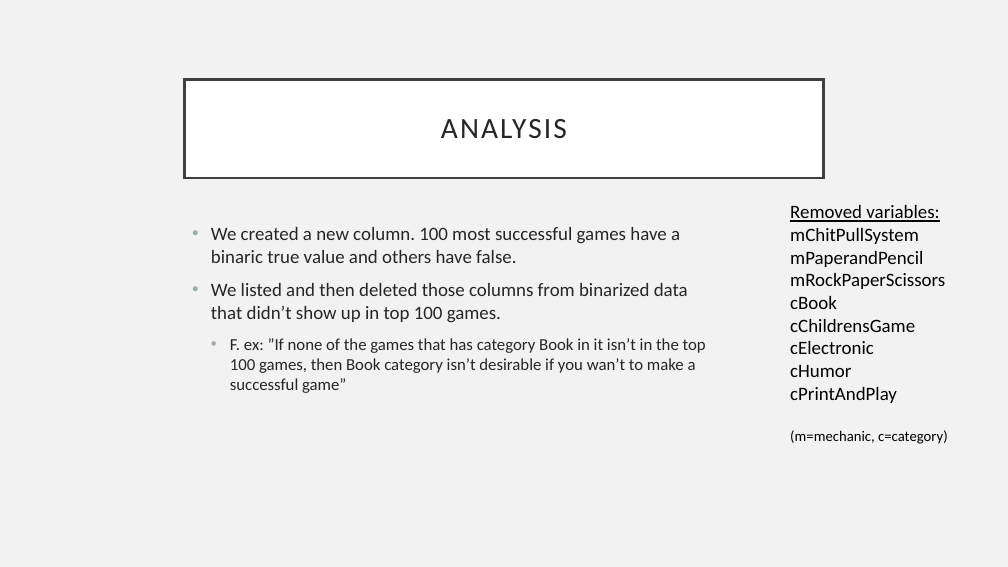
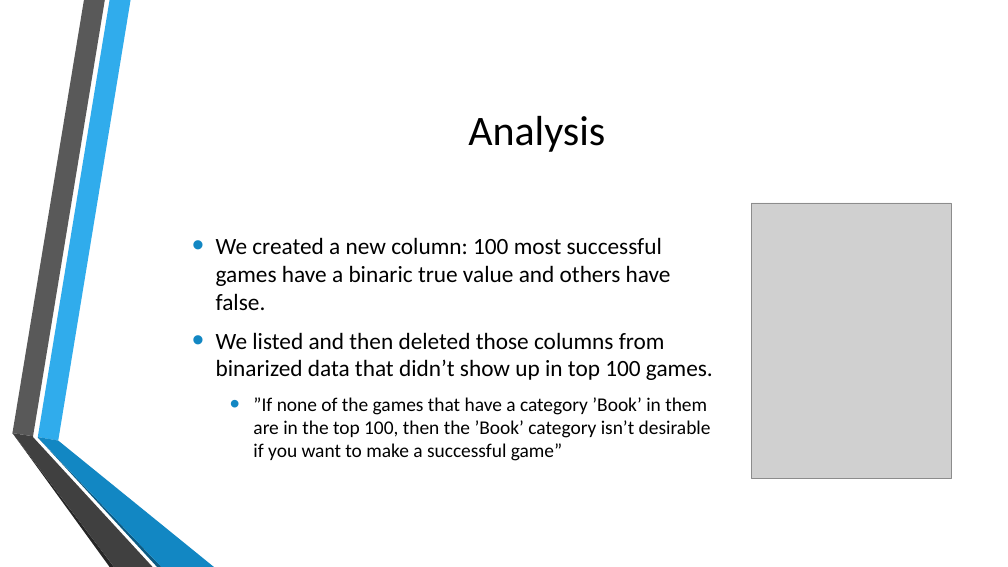
Before and after one commit to Kirasamah/GameDataMining, a slide deck: slide 8 of esitys/esitys.pptx. Drawn at 1008x567 pixels with LibreOffice and Linux fonts; fonts in the diff are those of the drawing; grey boxes stand for pictures; background and template pictures are left out. Boxes give left, top, right and bottom in pixels: in the first picture for what was removed or moved away, otherwise in the second. Text is boxed around its words. In the diff, an @@ line names an element or a change of style, - is before the commit and + after.

```diff
--- a/esitys/esitys.pptx
+++ b/esitys/esitys.pptx
@@ background #F2F2F2 to picture (left out) @@
@@ title "Analysis": place and size @@
-title "Analysis" at box(185, 79, 823, 178)
+title "Analysis" at box(468, 116, 605, 152)
@@ title "Analysis" at box(468, 116, 605, 152): fill #FFFFFF to none; outline #404040 2.5 pt to none @@
@@ title at box(468, 116, 605, 152): text changed; size 28 to 40 pt; text colour #262626 to #000000 @@
-ANALYSIS
+Analysis
@@ picture added at box(751, 203, 951, 479) @@
@@ text removed at box(790, 205, 948, 444) @@
-Removed variables:
-mChitPullSystem
-mPaperandPencil
-mRockPaperScissors
-cBook
-cChildrensGame
-cElectronic
-cHumor
-cPrintAndPlay
-(m=mechanic, c=category)
@@ text "We created a new column: ..." at box(216, 237, 713, 461): vertical alignment top to middle @@
@@ text at box(216, 237, 671, 310): text changed; size 18 to 22.2 pt; text colour #262626 to #000000 @@
-• We created a new column. 100 most successful games have a binaric true value and others have false.
+• We created a new column: 100 most successful games have a binaric true value and others have false.
@@ text at box(216, 332, 713, 380): size 18 to 22.2 pt, text colour #262626 to #000000 in "We listed and then deleted those columns ..."; indent changed; bullet colour #9BAFB5 to #1287C3 @@
@@ text at box(253, 397, 711, 461): text changed; size 16 to 18.5 pt; text colour #262626 to #000000 @@
-  • F. ex: ”If none of the games that has category Book in it isn’t in the top 100 games, then Book category isn’t desirable if you wan’t to make a successful game”
+  • ”If none of the games that have a category ’Book’ in them are in the top 100, then the ’Book’ category isn’t desirable if you want to make a successful game”
@@ group added at box(12, 0, 214, 567): 6 freeform shapes @@
```
Also in this commit, not shown: 8 other slides changed, 4 slides added, 3 other files.
